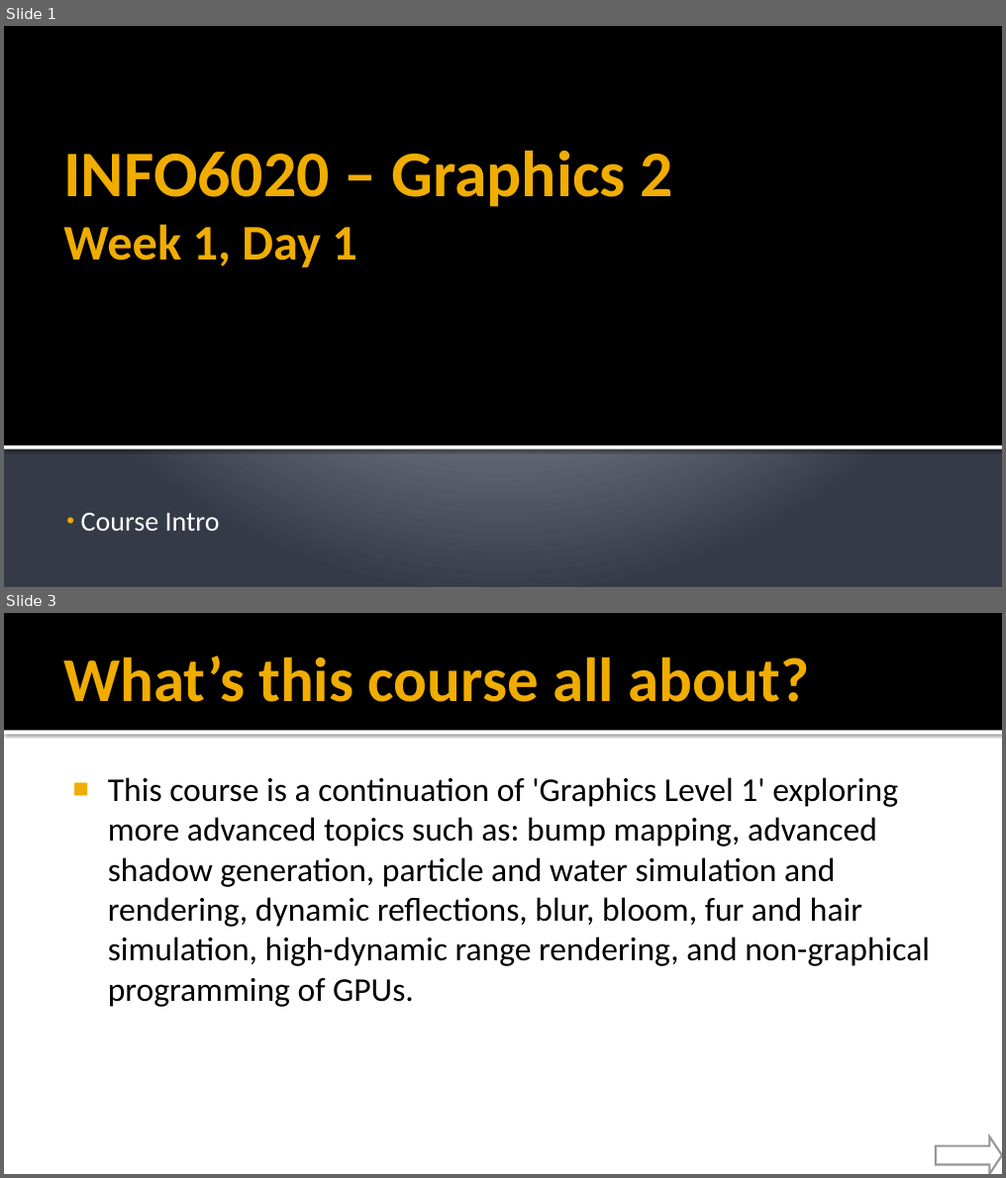
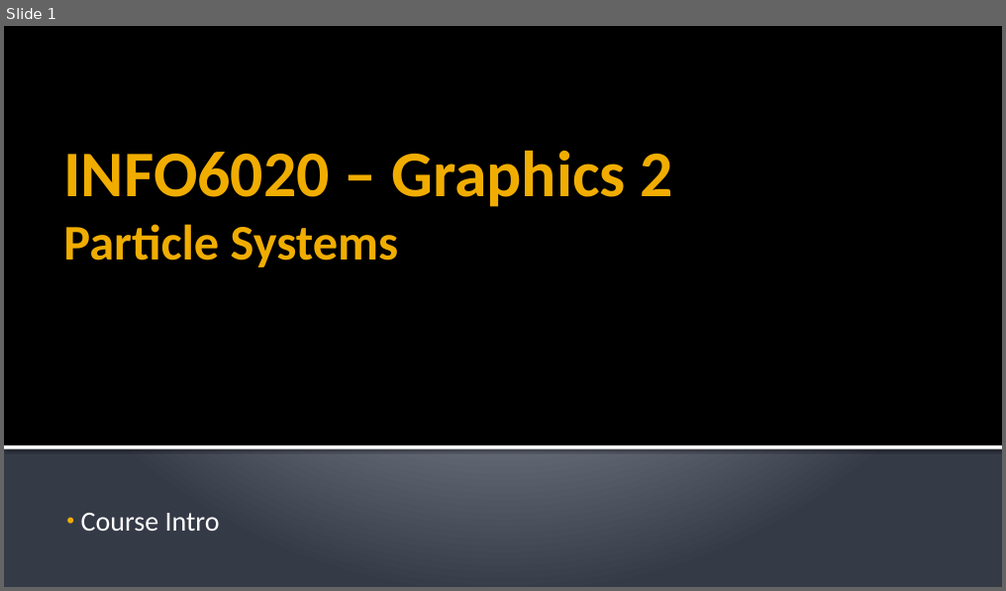
Before and after one commit to FeeneyCodes/GDP202324, a slide deck: 6020_Graph_2/D2D/W01/Week_01/Particle_Systems.pptx. Shown one above the other, each under a label of ours: slides 1 and 3 before the commit, slide 1 after it; the slides between them are not shown. The pictures are 1006x1178 and 1006x591 pixels, drawn with LibreOffice and Linux fonts; fonts in the diff are those of the drawing. Boxes give left, top, right and bottom in pixels: in the first picture for what was removed or moved away, otherwise in the second. Text is boxed around its words. In the diff, an @@ line names an element or a change of style, - is before the commit and + after.

```diff
--- a/6020_Graph_2/D2D/W01/Week_01/Particle_Systems.pptx
+++ b/6020_Graph_2/D2D/W01/Week_01/Particle_Systems.pptx
@@ slide 3 removed at [4, 613, 1002, 1174], background #FFFFFF @@
@@ rectangle removed at [4, 613, 1002, 731] @@
@@ title removed at [63, 656, 809, 702] @@
-What’s this course all about?
@@ rectangle removed at [4, 731, 1002, 735] @@
@@ text removed at [108, 777, 930, 1007] @@
-■ This course is a continuation of 'Graphics Level 1' exploring more advanced topics such as: bump mapping, advanced shadow generation, particle and water simulation and rendering, dynamic reflections, blur, bloom, fur and hair simulation, high-dynamic range rendering, and non-graphical programming of GPUs.
@@ right arrow removed at [935, 1137, 1002, 1174] @@
@@ slide 1 changed as well @@
@@ title at [63, 150, 673, 268]: text changed @@
-INFO6020 – Graphics 2
-Week 1, Day 1
+INFO6020 – Graphics 2
+Particle Systems
```
Also in this commit, not shown: 2 slides added, 5 other slides removed, 17 other files.
